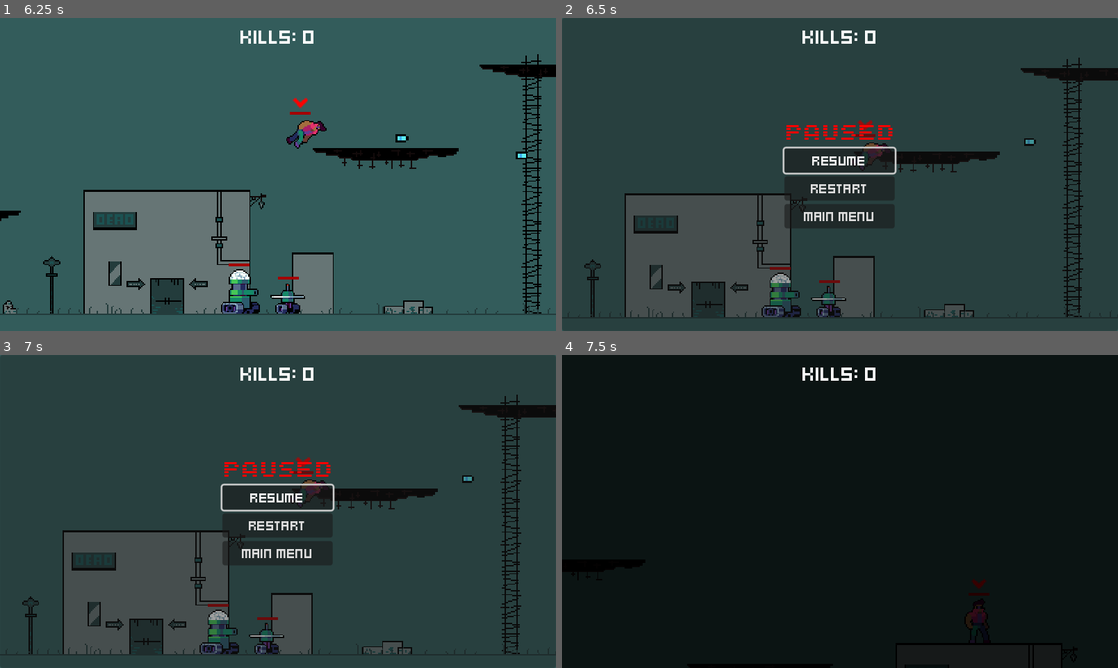
Above: before the commit, frames 1-4 (two rows, left to right).
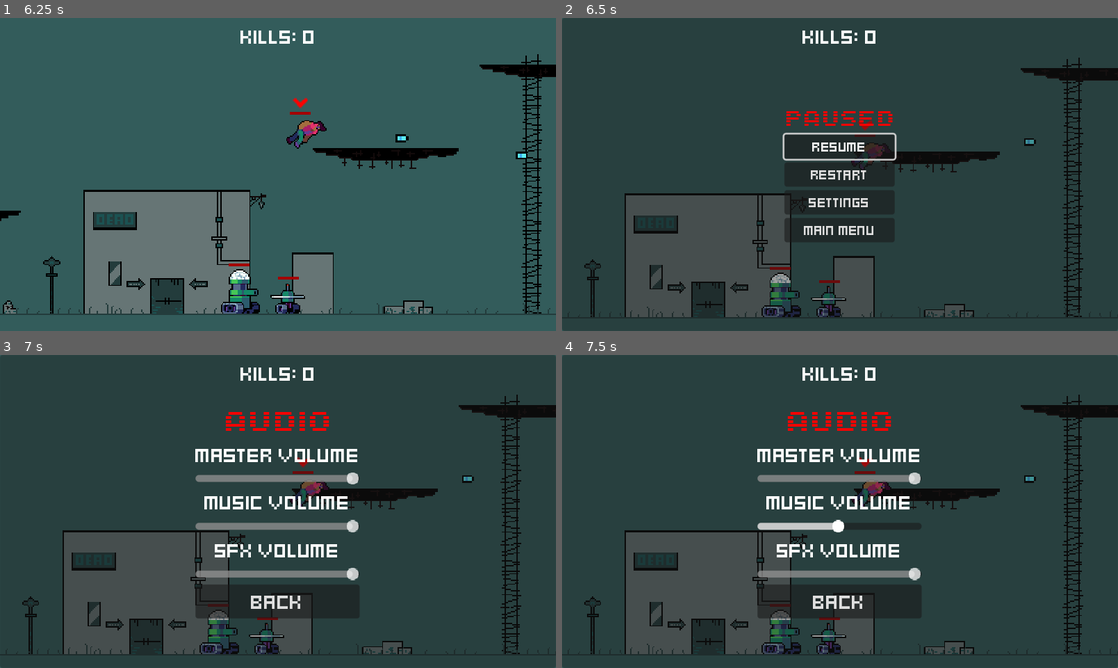
Above: after the commit, the same moments.

Repository: ericvennemeyer/taqueria-ultima
Game: Godot game, scene res://Scenes/start.tscn
Same seed, same stepped clock (60 frames per second), same inputs: the game is played once before the commit and once after it.
Inputs (mouse positions are in pixels of both pictures, inside the frame that each line leads up to):
- Up to frame 1 (6.25 s): click "SETTINGS" at 0.5 s; click "BACK" at 1.25 s; click "START" at 2 s; tap Enter (change_player) at 2.75, 3.6, 5.1 s; hold K (attack) 2.78-3.53 s; hold D (move_right) 2.78-4.28 s; tap Space (jump) at 3.02, 3.77, 5.27, 6.02 s; hold A (move_left) 4.28-5.03 s; hold K (attack) 4.28-5.03 s; hold D (move_right) from 5.03 s (still down); hold K (attack) from 5.78 s (still down)
- Up to frame 2 (6.5 s): keep holding D (move_right); keep holding K (attack); tap P (pause) at 6.4 s
- Up to frame 3 (7 s): release D (move_right) at 6.5 s; release K (attack) at 6.5 s; click (278, 539) at 6.5 s, where only the run after the commit has a clickable "SETTINGS"
- Up to frame 4 (7.5 s): click (840, 524) at 7.25 s, where only the run before the commit has a clickable "RESTART"

Frame 1 is identical in both runs. In frame 2, 2.6% of the frame differs, in the area x 39-61%, y 29-72%; in frame 3, 6.4%; in frame 4, 94%, in the area x 0-100%, y 0-100%.

Commit message:
Add audio settings to pause menu.

Diff:
--- a/Scenes/pause_screen.tscn
+++ b/Scenes/pause_screen.tscn
@@ -1,8 +1,9 @@
-[gd_scene load_steps=5 format=3 uid="uid://en6lkyndhc0t"]
+[gd_scene load_steps=6 format=3 uid="uid://en6lkyndhc0t"]
 
 [ext_resource type="FontFile" uid="uid://cpqgtjfuwlt76" path="res://Assets/Fonts/Trigram-Regular.ttf" id="1_0jovu"]
 [ext_resource type="Script" path="res://Scripts/pause_screen.gd" id="1_1hnu6"]
 [ext_resource type="FontFile" uid="uid://d1ndhqw8y1fjs" path="res://Assets/Fonts/kenney_mini_square.ttf" id="2_8nynn"]
+[ext_resource type="PackedScene" uid="uid://btb5b6vpr0c6s" path="res://pause_settings.tscn" id="4_u12vp"]
 
 [sub_resource type="LabelSettings" id="LabelSettings_oqspp"]
 font = ExtResource("1_0jovu")
@@ -48,12 +49,23 @@
 theme_override_font_sizes/font_size = 16
 text = "RESTART"
 
+[node name="SettingsButton" type="Button" parent="CenterContainer/VBoxContainer"]
+layout_mode = 2
+theme_override_fonts/font = ExtResource("2_8nynn")
+theme_override_font_sizes/font_size = 16
+text = "SETTINGS"
+
 [node name="MainMenuButton" type="Button" parent="CenterContainer/VBoxContainer"]
 layout_mode = 2
 theme_override_fonts/font = ExtResource("2_8nynn")
 theme_override_font_sizes/font_size = 16
 text = "MAIN MENU"
 
+[node name="PauseSettings" parent="." instance=ExtResource("4_u12vp")]
+visible = false
+
 [connection signal="pressed" from="CenterContainer/VBoxContainer/ResumeButton" to="." method="_on_resume_button_pressed"]
 [connection signal="pressed" from="CenterContainer/VBoxContainer/RestartButton" to="." method="_on_restart_button_pressed"]
+[connection signal="pressed" from="CenterContainer/VBoxContainer/SettingsButton" to="." method="_on_settings_button_pressed"]
 [connection signal="pressed" from="CenterContainer/VBoxContainer/MainMenuButton" to="." method="_on_main_menu_button_pressed"]
+[connection signal="leave_pause_settings_menu" from="PauseSettings" to="." method="_on_pause_settings_leave_pause_settings_menu"]
--- a/Scripts/pause_screen.gd
+++ b/Scripts/pause_screen.gd
@@ -4,11 +4,12 @@
 signal restart
 
 @onready var resume_button: Button = $CenterContainer/VBoxContainer/ResumeButton
+@onready var pause_settings: CanvasLayer = $PauseSettings
 
 
 func _ready() -> void:
-	#resume_button.grab_focus()
-	pass
+	pause_settings.visible = false
+	resume_button.grab_focus()
 
 
 func _on_resume_button_pressed() -> void:
@@ -19,5 +20,15 @@
 	restart.emit()
 
 
+func _on_settings_button_pressed() -> void:
+	visible = false
+	pause_settings.visible = true
+
+
 func _on_main_menu_button_pressed() -> void:
 	get_tree().change_scene_to_file("res://Scenes/start.tscn")
+
+
+func _on_pause_settings_leave_pause_settings_menu() -> void:
+	pause_settings.visible = false
+	visible = true
--- /dev/null
+++ b/pause_settings.gd
@@ -0,0 +1,9 @@
+extends CanvasLayer
+
+signal leave_pause_settings_menu
+
+@onready var audio_settings: CenterContainer = $AudioSettings
+
+
+func _on_audio_settings_audio_settings_back_button_pressed() -> void:
+	leave_pause_settings_menu.emit()
--- /dev/null
+++ b/pause_settings.tscn
@@ -0,0 +1,20 @@
+[gd_scene load_steps=3 format=3 uid="uid://btb5b6vpr0c6s"]
+
+[ext_resource type="Script" path="res://pause_settings.gd" id="1_rvq8a"]
+[ext_resource type="PackedScene" uid="uid://7r43jup330n2" path="res://audio_settings.tscn" id="1_tsw4v"]
+
+[node name="PauseSettings" type="CanvasLayer"]
+process_mode = 2
+script = ExtResource("1_rvq8a")
+
+[node name="Panel" type="Panel" parent="."]
+modulate = Color(1, 1, 1, 0.701961)
+anchors_preset = 15
+anchor_right = 1.0
+anchor_bottom = 1.0
+grow_horizontal = 2
+grow_vertical = 2
+
+[node name="AudioSettings" parent="." instance=ExtResource("1_tsw4v")]
+
+[connection signal="audio_settings_back_button_pressed" from="AudioSettings" to="." method="_on_audio_settings_audio_settings_back_button_pressed"]
